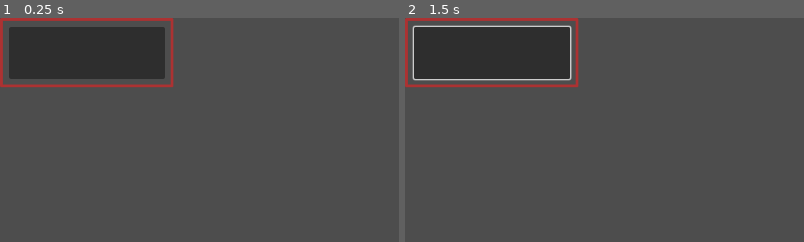
Above: before the commit, frames 1-2 (left to right).
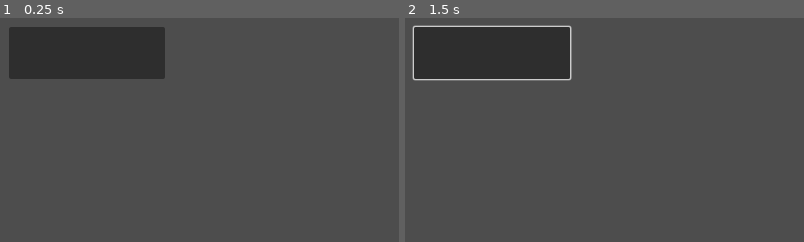
Above: after the commit, the same moments.

Repository: LuisGarrillo/Neo-Mel-vn
Game: Godot game, scene res://scenes/ui/add_on_button.tscn
The game is run twice, just before and just after one commit, with the same random seed, the same clock (stepped at 60 frames per second) and the same inputs. This scene is started directly instead of the project's main scene.
Inputs (mouse positions are % of the whole screen's width and height, from its top left):
- Up to frame 1 (0.25 s): no input
- Up to frame 2 (1.5 s): click (11, 8) at 0.5 s; tap Enter at 1.25 s; move the mouse to (72, 45) at 1.27 s; press the mouse at (72, 45) at 1.28 s; hold W (up) from 1.28 s (still down)
The pictures show only the part of the screen within x 0-50%, y 0-50%; the shares and areas given below are measured in that part.

The runs differ from the first frame. In frame 1, 1.7% of the frame differs, in the area x 0-44%, y 0-31%; in frame 2, 1.7%.

Commit message:
Add script for add on button and animation player

Diff:
--- a/scenes/ui/add_on_button.tscn
+++ b/scenes/ui/add_on_button.tscn
@@ -1,6 +1,61 @@
-[gd_scene load_steps=2 format=3 uid="uid://bu158m4v3m18d"]
+[gd_scene load_steps=7 format=3 uid="uid://bu158m4v3m18d"]
 
+[ext_resource type="Script" path="res://scripts/ui/add_on_button.gd" id="1_hur8x"]
 [ext_resource type="Texture2D" uid="uid://b7at2q6wmdvyn" path="res://assets/sprites/ui/cup-preparation/add-on-outline.png" id="1_saxci"]
+
+[sub_resource type="Animation" id="Animation_rqs0v"]
+resource_name = "Select"
+length = 0.2
+tracks/0/type = "value"
+tracks/0/imported = false
+tracks/0/enabled = true
+tracks/0/path = NodePath("Sprite2D:modulate")
+tracks/0/interp = 1
+tracks/0/loop_wrap = true
+tracks/0/keys = {
+"times": PackedFloat32Array(0, 0.2),
+"transitions": PackedFloat32Array(0.5, 0.5),
+"update": 0,
+"values": [Color(1, 1, 1, 0), Color(1, 1, 1, 1)]
+}
+
+[sub_resource type="Animation" id="Animation_6f727"]
+length = 0.001
+tracks/0/type = "value"
+tracks/0/imported = false
+tracks/0/enabled = true
+tracks/0/path = NodePath("Sprite2D:modulate")
+tracks/0/interp = 1
+tracks/0/loop_wrap = true
+tracks/0/keys = {
+"times": PackedFloat32Array(0),
+"transitions": PackedFloat32Array(1),
+"update": 0,
+"values": [Color(1, 1, 1, 0)]
+}
+
+[sub_resource type="Animation" id="Animation_lqei7"]
+resource_name = "Deselect"
+length = 0.2
+tracks/0/type = "value"
+tracks/0/imported = false
+tracks/0/enabled = true
+tracks/0/path = NodePath("Sprite2D:modulate")
+tracks/0/interp = 1
+tracks/0/loop_wrap = true
+tracks/0/keys = {
+"times": PackedFloat32Array(0, 0.2),
+"transitions": PackedFloat32Array(0.5, 1),
+"update": 0,
+"values": [Color(1, 1, 1, 1), Color(1, 1, 1, 0)]
+}
+
+[sub_resource type="AnimationLibrary" id="AnimationLibrary_1lo1e"]
+_data = {
+"Deselect": SubResource("Animation_lqei7"),
+"RESET": SubResource("Animation_6f727"),
+"Select": SubResource("Animation_rqs0v")
+}
 
 [node name="AddOnButton" type="Control"]
 layout_mode = 3
@@ -11,6 +66,7 @@
 offset_bottom = -548.0
 grow_horizontal = 2
 grow_vertical = 2
+script = ExtResource("1_hur8x")
 
 [node name="Button" type="Button" parent="."]
 layout_mode = 1
@@ -27,5 +83,14 @@
 grow_vertical = 2
 
 [node name="Sprite2D" type="Sprite2D" parent="."]
+modulate = Color(1, 1, 1, 0)
 texture = ExtResource("1_saxci")
 centered = false
+
+[node name="IconSprite" type="Sprite2D" parent="."]
+position = Vector2(175, 50)
+
+[node name="AnimationPlayer" type="AnimationPlayer" parent="."]
+libraries = {
+"": SubResource("AnimationLibrary_1lo1e")
+}
--- /dev/null
+++ b/scripts/ui/add_on_button.gd
@@ -0,0 +1,11 @@
+extends Control
+@onready var button: Button = $Button
+@onready var icon_sprite: Sprite2D = $IconSprite
+
+@export var ingredient_name: String
+@export var icon: Texture2D
+
+# Called when the node enters the scene tree for the first time.
+func _ready() -> void:
+	button.text = ingredient_name
+	icon_sprite.texture = icon
